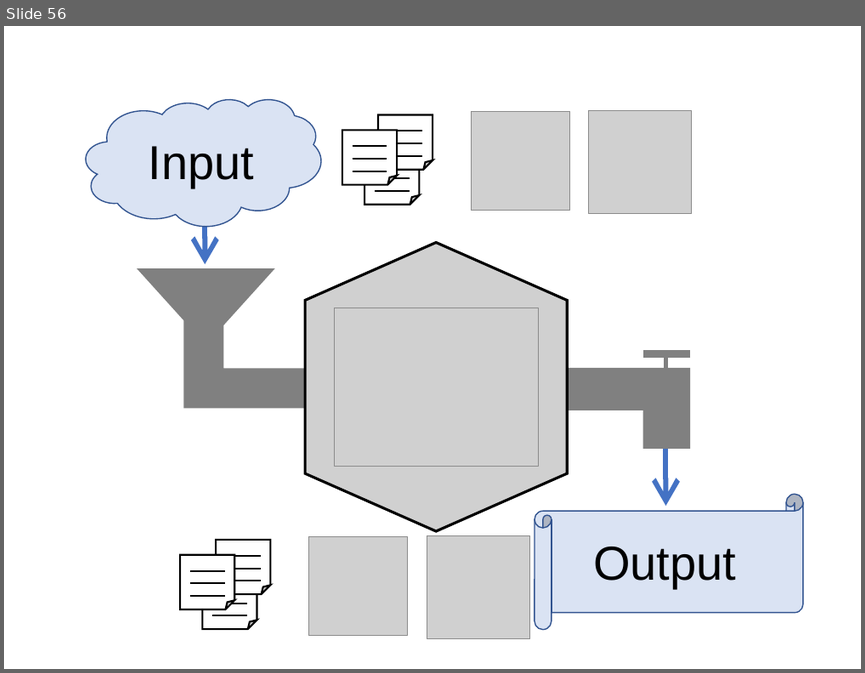
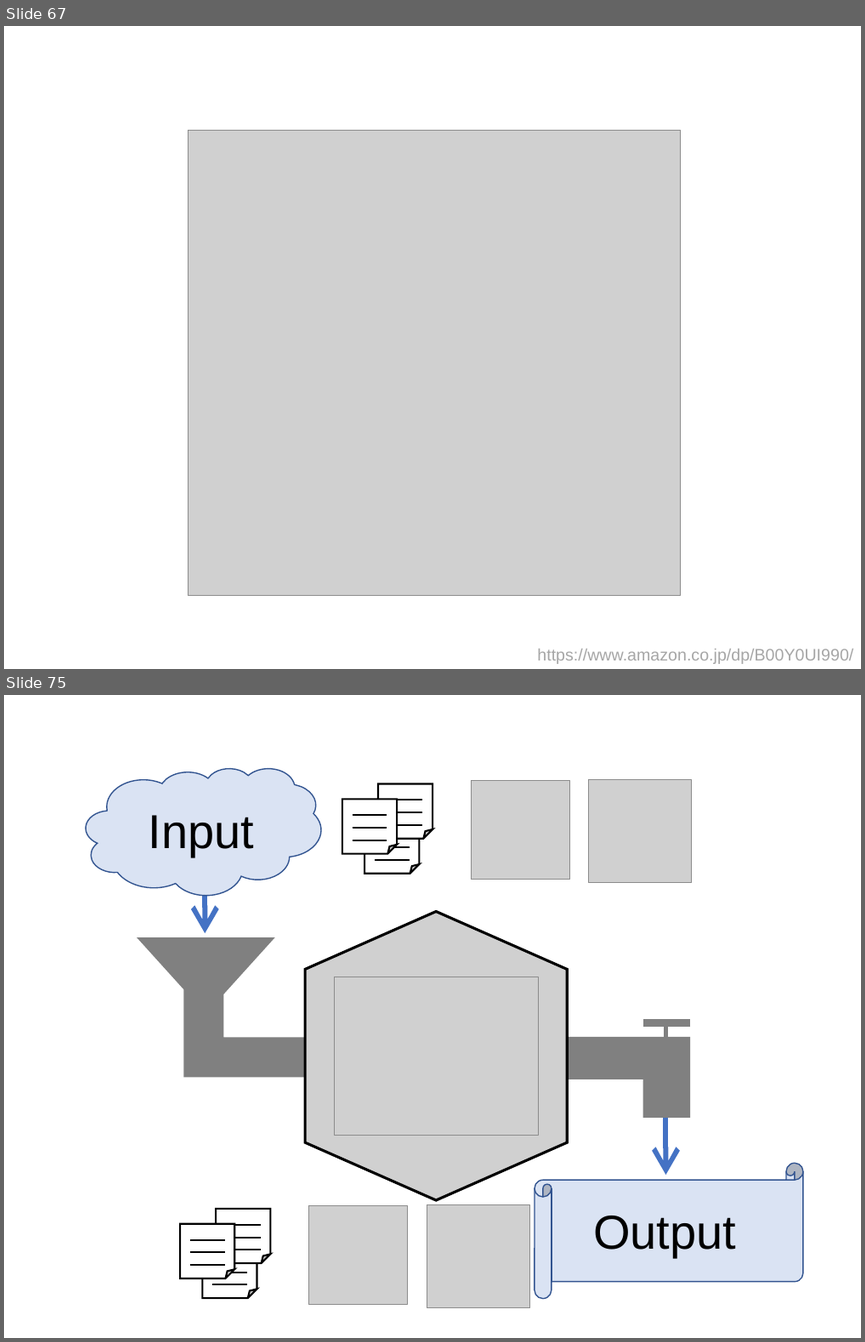
Before and after one commit to Kilometer0101/TokyoR80, a slide deck: プレゼンテーション2.pptx. Shown one above the other, each under a label of ours: slide 56 before the commit, slides 67 and 75 after it; the slides between them are not shown. The pictures are 865x673 and 865x1342 pixels, drawn with LibreOffice and Linux fonts; fonts in the diff are those of the drawing; grey boxes stand for pictures. Boxes give left, top, right and bottom in pixels: in the first picture for what was removed or moved away, otherwise in the second. Text is boxed around its words. In the diff, an @@ line names an element or a change of style, - is before the commit and + after.

```diff
--- a/プレゼンテーション2.pptx
+++ b/プレゼンテーション2.pptx
@@ slide 67 added at [4, 26, 861, 669], background #FFFFFF @@
@@ picture added at [188, 131, 680, 595] @@
@@ text added at [537, 648, 853, 664], 14 pt, text #A6A6A6 @@
+https://www.amazon.co.jp/dp/B00Y0UI990/
@@ what was slide 56 is now slide 75 @@
```
Also in this commit, not shown: 5 slides changed, 20 other slides added, 2 slides removed, 1 other file.
